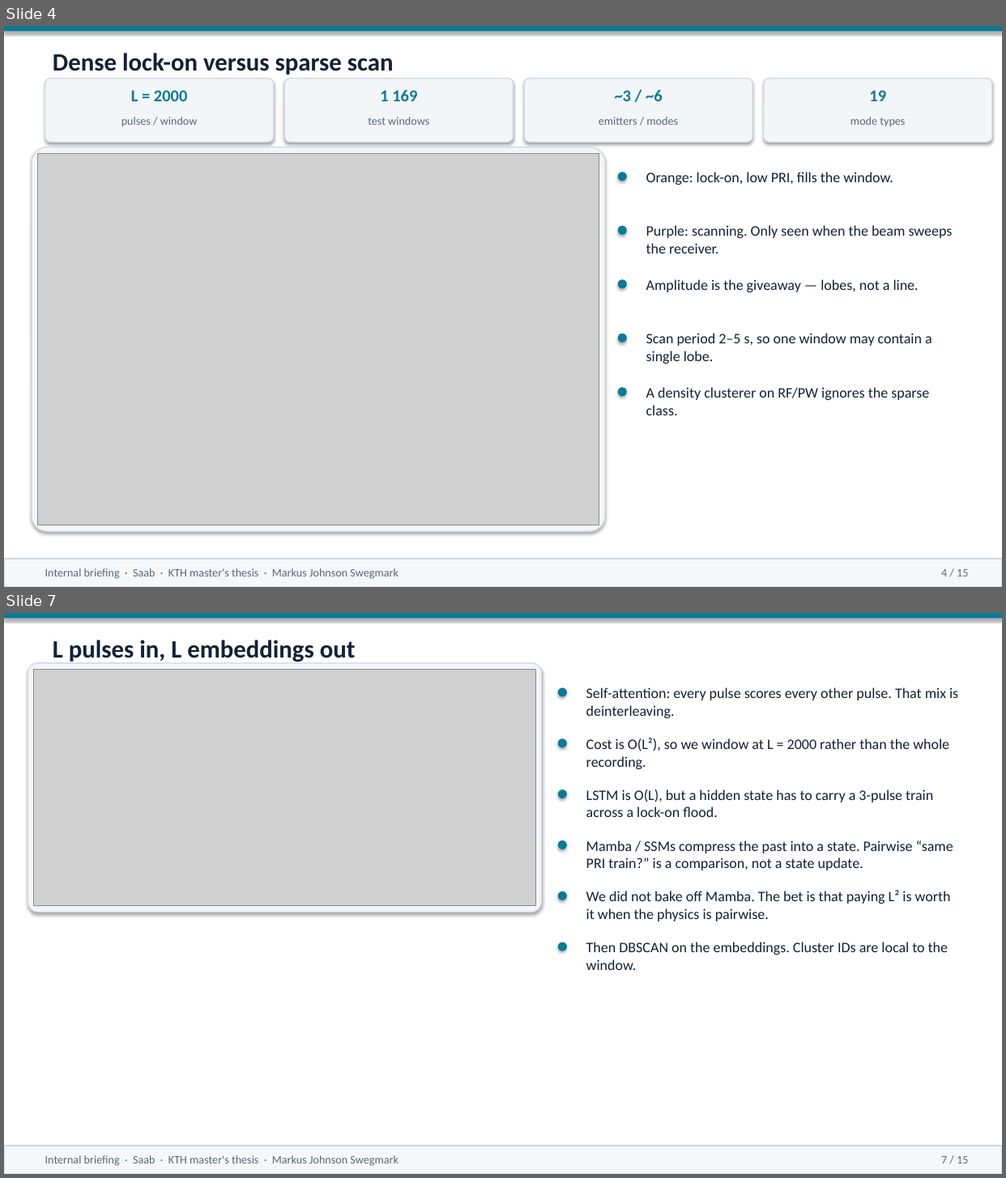
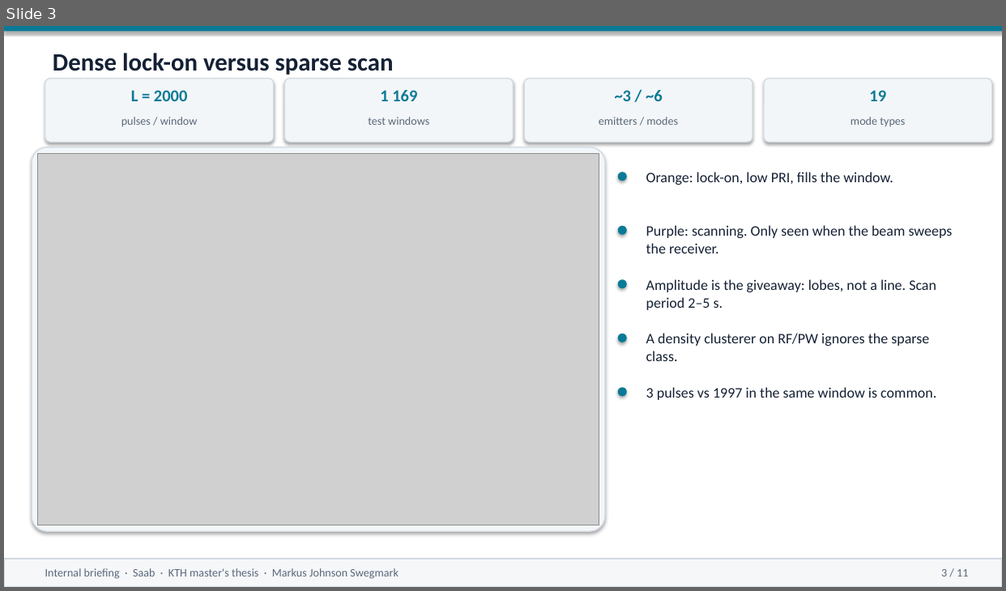
Before and after one commit to macktron/masters-thesis, a slide deck: presentation/Saab_internal_briefing.pptx. Shown one above the other, each under a label of ours: slides 4 and 7 before the commit, slide 3 after it; the slides between them are not shown. The pictures are 1006x1178 and 1006x591 pixels, drawn with LibreOffice and Linux fonts; fonts in the diff are those of the drawing; grey boxes stand for pictures. Boxes give left, top, right and bottom in pixels: in the first picture for what was removed or moved away, otherwise in the second. Text is boxed around its words. In the diff, an @@ line names an element or a change of style, - is before the commit and + after.

```diff
--- a/presentation/Saab_internal_briefing.pptx
+++ b/presentation/Saab_internal_briefing.pptx
@@ slide 7 removed at <box>4,613,1002,1174</box>, background #FFFFFF @@
@@ rectangle removed at <box>4,613,1002,1174</box> @@
@@ rectangle removed at <box>4,613,1002,618</box> @@
@@ text removed at <box>53,640,356,663</box> @@
-L pulses in, L embeddings out
@@ rounded rectangle removed at <box>28,663,542,913</box> @@
@@ picture removed at <box>34,669,535,906</box> @@
@@ ellipse removed at <box>558,688,567,697</box> @@
@@ text removed at <box>586,688,958,718</box> @@
-Self-attention: every pulse scores every other pulse. That mix is deinterleaving.
@@ ellipse removed at <box>558,739,567,747</box> @@
@@ text removed at <box>586,738,949,769</box> @@
-Cost is O(L²), so we window at L = 2000 rather than the whole recording.
@@ ellipse removed at <box>558,790,567,798</box> @@
@@ text removed at <box>586,790,933,817</box> @@
-LSTM is O(L), but a hidden state has to carry a 3-pulse train across a lock-on flood.
@@ ellipse removed at <box>558,841,567,850</box> @@
@@ text removed at <box>586,841,953,871</box> @@
-Mamba / SSMs compress the past into a state. Pairwise “same PRI train?” is a comparison, not a state update.
@@ ellipse removed at <box>558,892,567,901</box> @@
@@ text removed at <box>586,890,951,922</box> @@
-We did not bake off Mamba. The bet is that paying L² is worth it when the physics is pairwise.
@@ ellipse removed at <box>558,943,567,952</box> @@
@@ text removed at <box>586,942,948,970</box> @@
-Then DBSCAN on the embeddings. Cluster IDs are local to the window.
@@ rectangle removed at <box>4,1146,1002,1174</box> @@
@@ text removed at <box>45,1156,398,1166</box> @@
-Internal briefing · Saab · KTH master's thesis · Markus Johnson Swegmark
@@ text removed at <box>941,1157,968,1164</box> @@
-7 / 15
@@ what was slide 4 is now slide 3 @@
@@ slide 3 changed as well @@
@@ text at <box>646,280,936,310</box>: text changed @@
-Amplitude is the giveaway — lobes, not a line.
+Amplitude is the giveaway: lobes, not a line. Scan period 2–5 s.
@@ text "A density clusterer on RF/PW ...": place and size @@
-text "A density clusterer on RF/PW ..." at <box>646,387,929,416</box>
+text "A density clusterer on RF/PW ..." at <box>646,333,929,361</box>
@@ text removed at <box>646,333,932,364</box> @@
-Scan period 2–5 s, so one window may contain a single lobe.
@@ text added at <box>646,387,936,400</box>, 14 pt, text #142034 @@
+3 pulses vs 1997 in the same window is common.
@@ text at <box>941,570,968,577</box>: text changed @@
-4 / 15
+3 / 11
```
Also in this commit, not shown: 10 other slides changed, 3 other slides removed, 22 other files.
